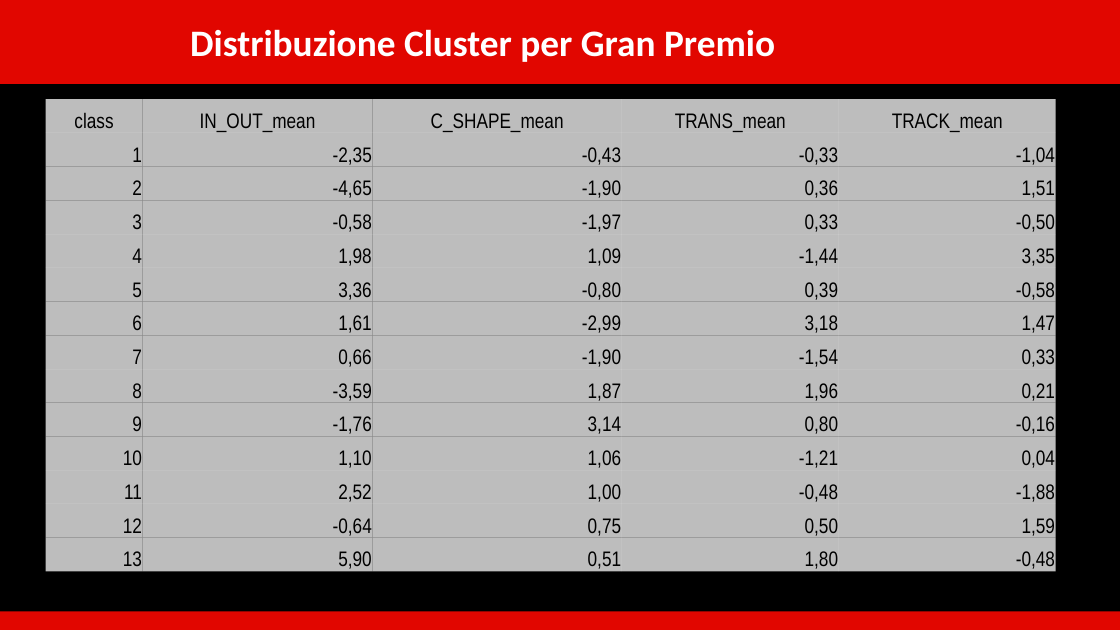
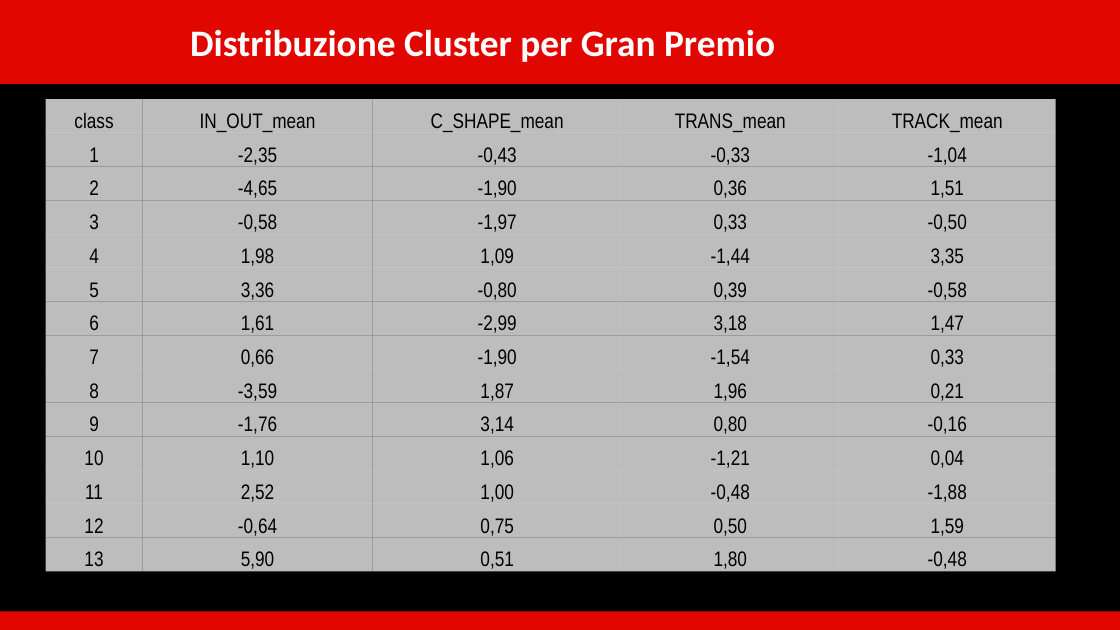
Before and after one commit to WBOnCedR/Stili_di_guida_f1, a slide deck: slide 15 of presentazione_F1_10min.pptx. Drawn at 1120x630 pixels with LibreOffice and Linux fonts; fonts in the diff are those of the drawing. Boxes give left, top, right and bottom in pixels: in the first picture for what was removed or moved away, otherwise in the second. Text is boxed around its words. In the diff, an @@ line names an element or a change of style, - is before the commit and + after.

```diff
--- a/presentazione_F1_10min.pptx
+++ b/presentazione_F1_10min.pptx
@@ table at [45,99,1056,576] @@
@@ alignment right to centre @@
```
Also in this commit, not shown: 3 other slides changed, 1 slide added, 9 other files.
